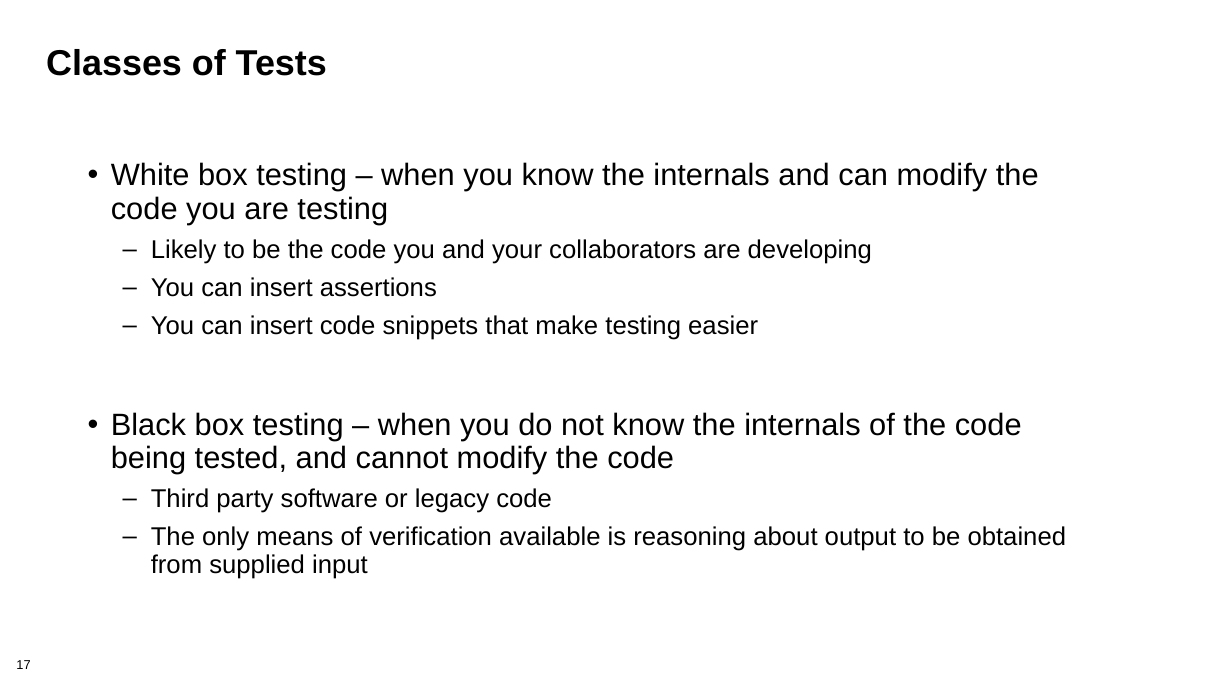
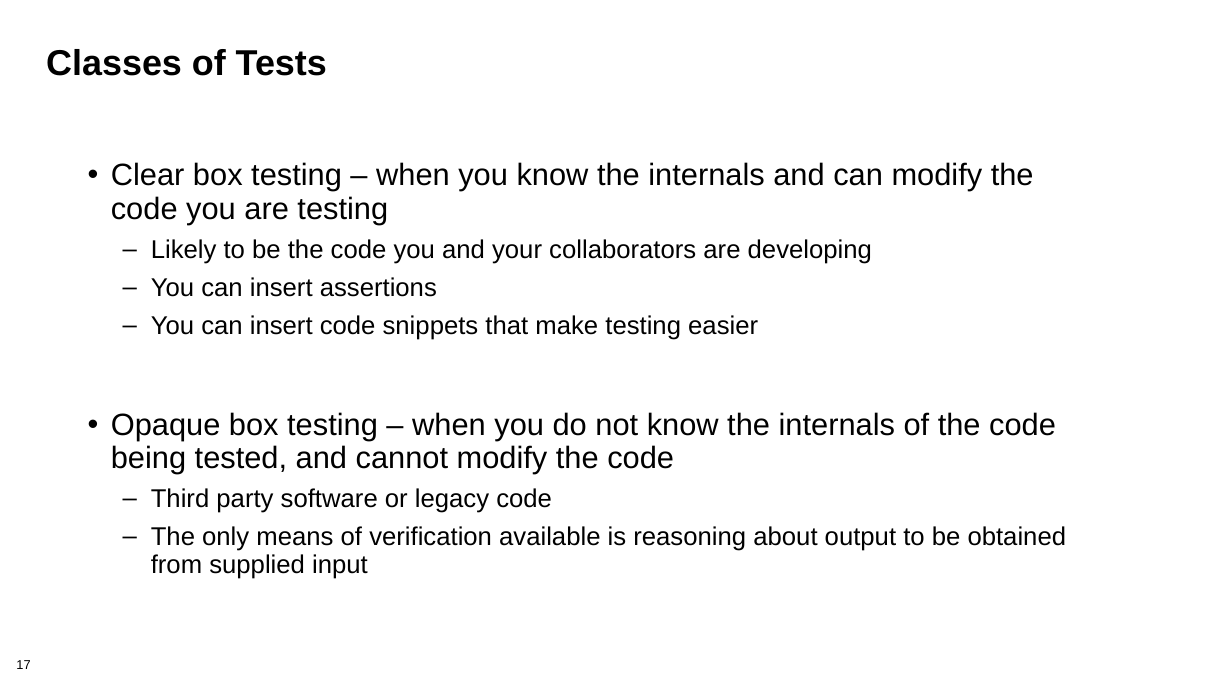
Before and after one commit to bssw-tutorial/presentations, a slide deck: slide 17 of testing.pptx. Drawn at 1232x693 pixels with LibreOffice and Linux fonts; fonts in the diff are those of the drawing. Boxes give left, top, right and bottom in pixels: in the first picture for what was removed or moved away, otherwise in the second. Text is boxed around its words. In the diff, an @@ line names an element or a change of style, - is before the commit and + after.

Commit message:
changed words in testing

```diff
--- a/testing.pptx
+++ b/testing.pptx
@@ text at box(111, 162, 1034, 224): text changed @@
-• White box testing – when you know the internals and can modify the code you are testing
+• Clear box testing – when you know the internals and can modify the code you are testing
@@ text at box(111, 412, 1056, 474): text changed @@
-• Black box testing – when you do not know the internals of the code being tested, and cannot modify the code
+• Opaque box testing – when you do not know the internals of the code being tested, and cannot modify the code
```
